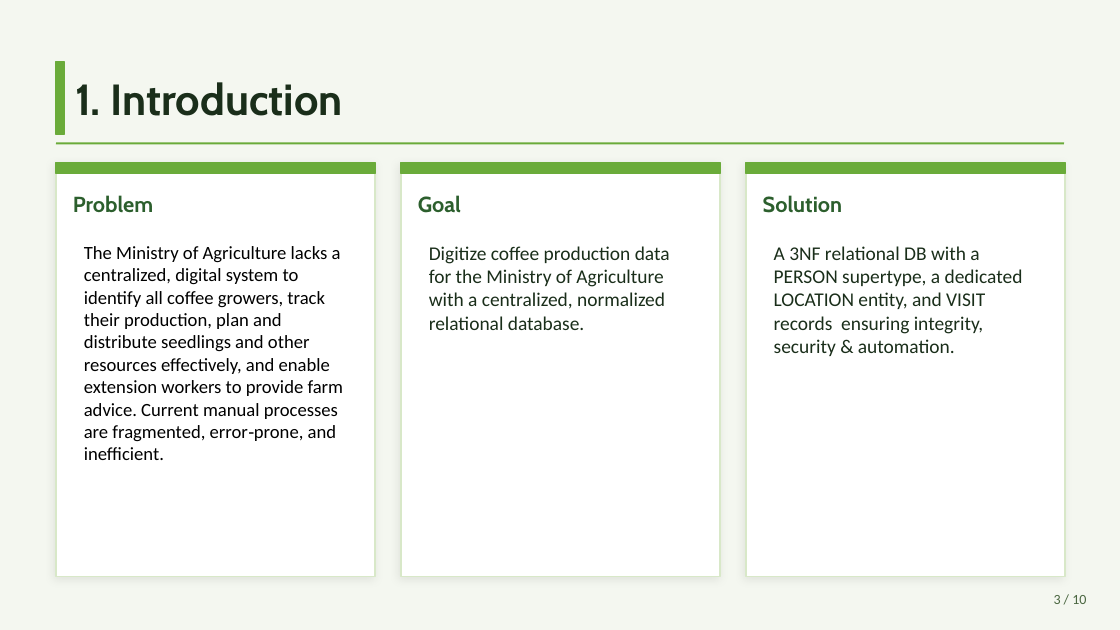
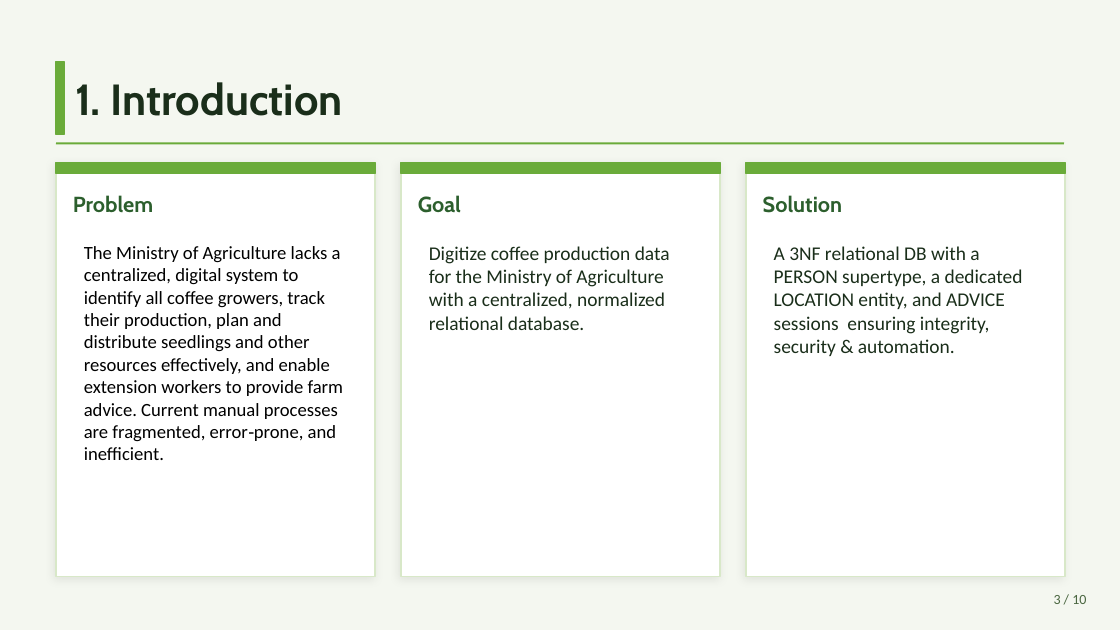
Before and after one commit to Mirembe-Peace/Group-5-final-exam, a slide deck: slide 2 of final coffee_production databse/Coffee data base_Group5 (1).pptx. Drawn at 1120x630 pixels with LibreOffice and Linux fonts; fonts in the diff are those of the drawing. Boxes give left, top, right and bottom in pixels: in the first picture for what was removed or moved away, otherwise in the second. Text is boxed around its words. In the diff, an @@ line names an element or a change of style, - is before the commit and + after.

```diff
--- a/final coffee_production databse/Coffee data base_Group5 (1).pptx
+++ b/final coffee_production databse/Coffee data base_Group5 (1).pptx
@@ text at (774, 246, 1023, 356): text changed @@
-A 3NF relational DB with a PERSON supertype, a dedicated LOCATION entity, and VISIT records ensuring integrity, security & automation.
+A 3NF relational DB with a PERSON supertype, a dedicated LOCATION entity, and ADVICE sessions ensuring integrity, security & automation.
```
Also in this commit, not shown: 1 other slide changed, 25 other files.
